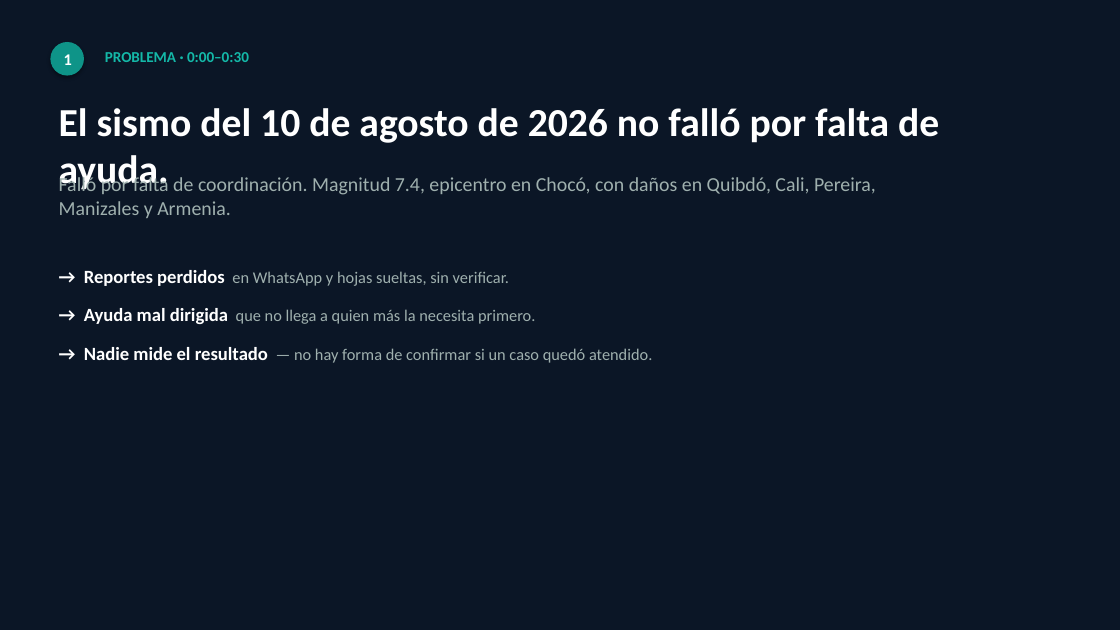
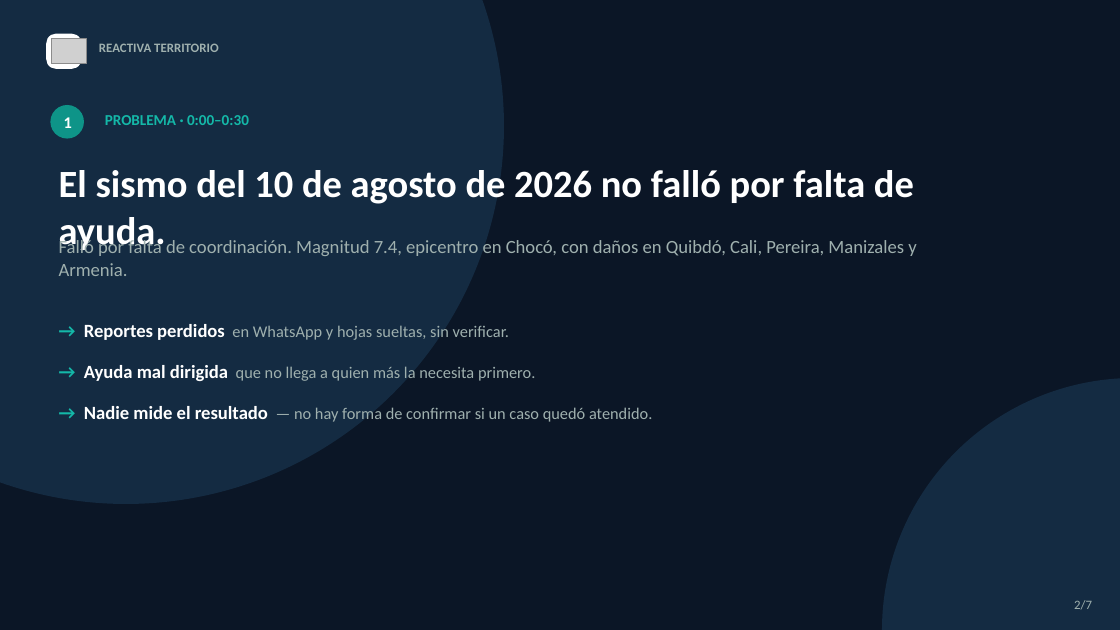
Before and after one commit to lnieto044/ReActiva_Territorio, a slide deck: slide 2 of docs/slides.pptx. Drawn at 1120x630 pixels with LibreOffice and Linux fonts; fonts in the diff are those of the drawing; grey boxes stand for pictures. Boxes give left, top, right and bottom in pixels: in the first picture for what was removed or moved away, otherwise in the second. Text is boxed around its words. In the diff, an @@ line names an element or a change of style, - is before the commit and + after.

```diff
--- a/docs/slides.pptx
+++ b/docs/slides.pptx
@@ ellipse added at [0, 0, 504, 504], fill #142B42 @@
@@ rounded rectangle added at [46, 34, 82, 69], fill #FFFFFF @@
@@ picture added at [51, 39, 87, 64] @@
@@ text added at [99, 43, 219, 52], 11 pt, text #9FB0AE, bold @@
+REACTIVA TERRITORIO
@@ ellipse "1": place and size @@
-ellipse "1" at [50, 42, 84, 76]
+ellipse "1" at [50, 105, 84, 139]
@@ ellipse "1" at [50, 105, 84, 139]: shadow off @@
@@ text "PROBLEMA · 0:00–0:30": place and size @@
-text "PROBLEMA · 0:00–0:30" at [105, 52, 249, 62]
+text "PROBLEMA · 0:00–0:30" at [105, 115, 249, 125]
@@ text "El sismo del 10 de ...": place and size @@
-text "El sismo del 10 de ..." at [59, 108, 939, 193]
+text "El sismo del 10 de ..." at [59, 170, 914, 254]
@@ text "El sismo del 10 de ..." at [59, 170, 914, 254]: size 34 to 33 pt @@
@@ text "Falló por falta de coordinación. ...": place and size @@
-text "Falló por falta de coordinación. ..." at [59, 175, 876, 218]
+text "Falló por falta de coordinación. ..." at [59, 238, 916, 276]
@@ text "Falló por falta de coordinación. ..." at [59, 238, 916, 276]: size 17 to 16 pt @@
@@ text "→ Reportes perdidos en WhatsApp ...": place and size @@
-text "→ Reportes perdidos en WhatsApp ..." at [84, 270, 652, 363]
+text "→ Reportes perdidos en WhatsApp ..." at [84, 324, 652, 422]
@@ text "→ Reportes perdidos en WhatsApp ..." at [84, 324, 652, 422]: text colour #FFFFFF to #14B8A8 in "→", "→", "→"; more space between paragraphs @@
@@ ellipse added at [882, 378, 1120, 630], fill #142B42 @@
@@ text added at [1074, 600, 1092, 609], 11 pt, text #9FB0AE @@
+2/7
```
Also in this commit, not shown: 6 other slides changed.
